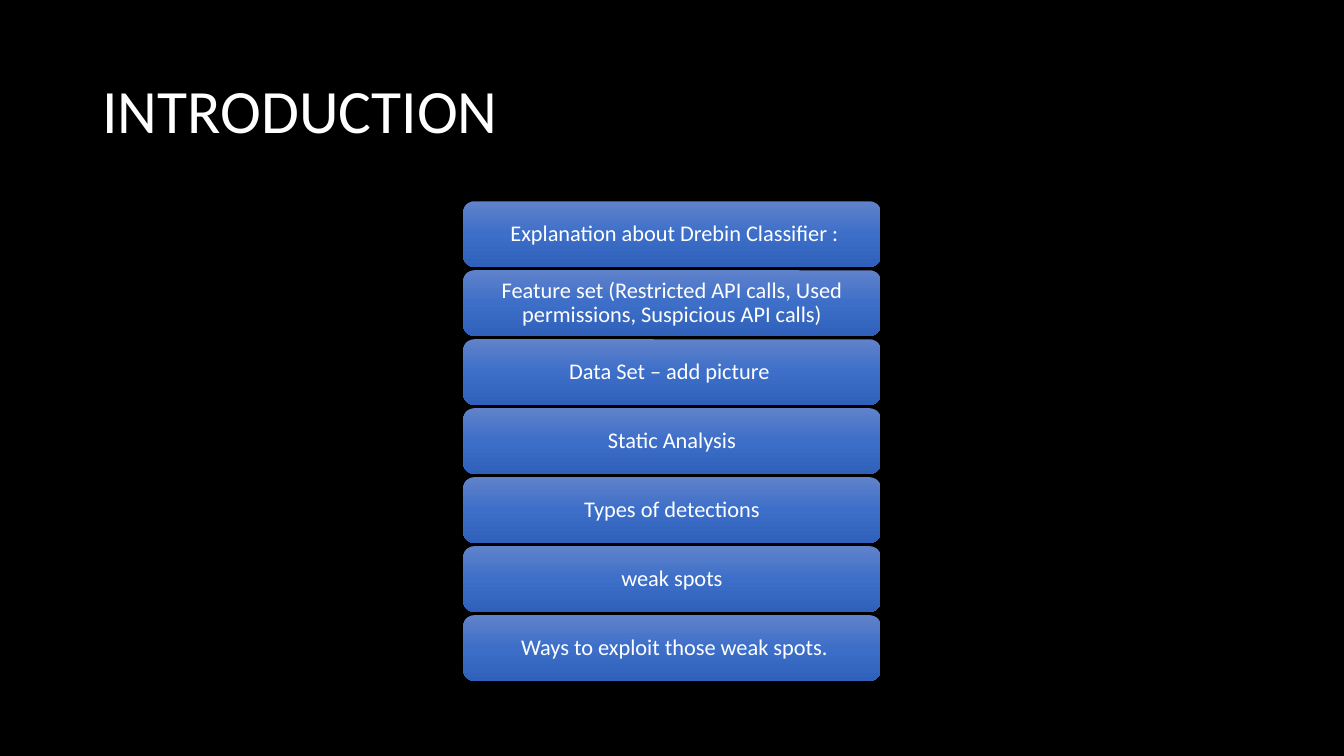
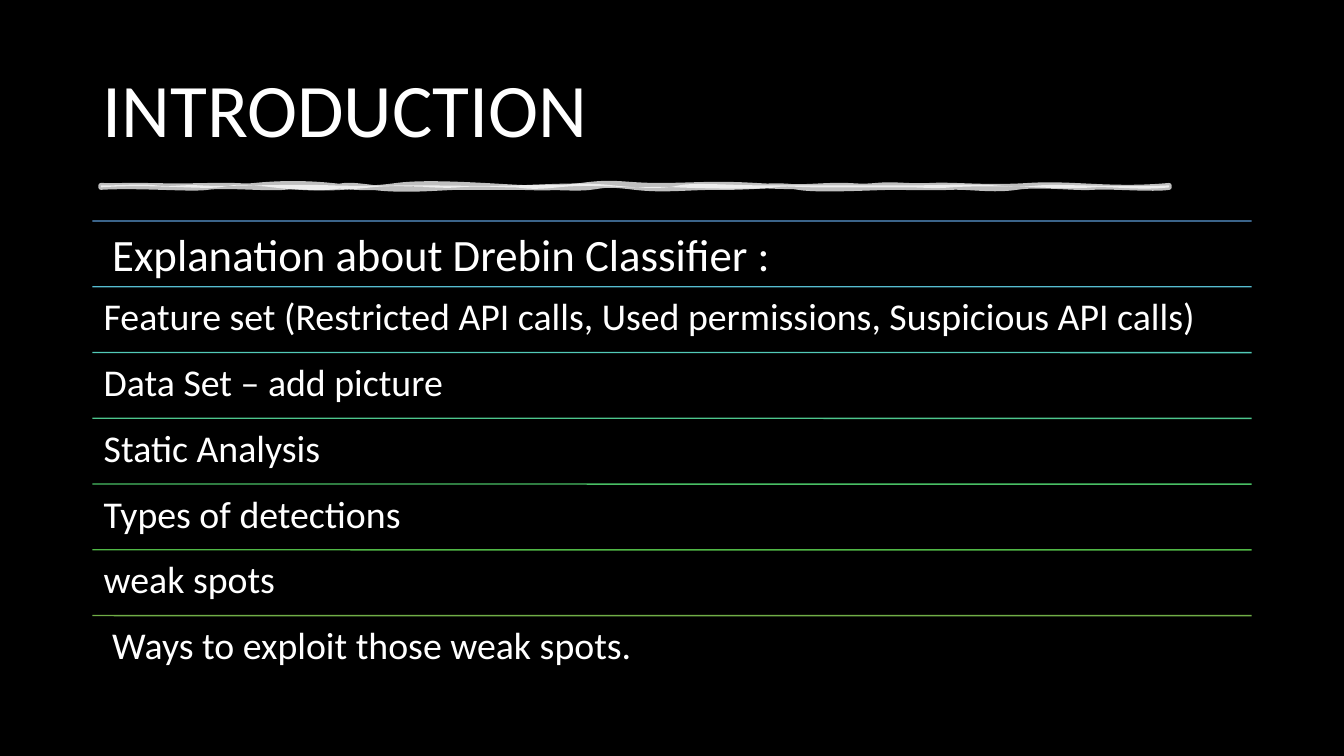
Before and after one commit to TalMalchi/drebin-android-attack, a slide deck: slide 2 of Presentation.pptx. Drawn at 1344x756 pixels with LibreOffice and Linux fonts; fonts in the diff are those of the drawing; background and template pictures are left out. Boxes give left, top, right and bottom in pixels: in the first picture for what was removed or moved away, otherwise in the second. Text is boxed around its words. In the diff, an @@ line names an element or a change of style, - is before the commit and + after.

```diff
--- a/Presentation.pptx
+++ b/Presentation.pptx
@@ title "INTRODUCTION" at <box>102,88,587,138</box>: size 44 to 54 pt @@
@@ freeform shape added at <box>101,186,1170,188</box>, fill #FFFFFF at 75% opacity, outline #FFFFFF 3.5 pt @@
@@ text "Explanation about Drebin Classifier :": place and size @@
-text "Explanation about Drebin Classifier :" at <box>510,225,827,245</box>
+text "Explanation about Drebin Classifier :" at <box>112,240,748,279</box>
@@ text "Explanation about Drebin Classifier :" at <box>112,240,748,279</box>: size 16 to 32 pt; alignment centre to left; more space between paragraphs; vertical alignment middle to top @@
@@ size 16 to 27 pt; alignment centre to left; more space between paragraphs; vertical alignment middle to top in 6 elements at <box>112,632,632,665</box>, <box>104,566,275,599</box>, <box>104,501,401,534</box>, <box>104,435,320,468</box>, <box>104,369,442,402</box>, <box>104,302,1194,336</box> @@
@@ text "Feature set (Restricted API calls, ...": place and size @@
-text "Feature set (Restricted API calls, ..." at <box>502,282,842,326</box>
+text "Feature set (Restricted API calls, ..." at <box>104,302,1194,336</box>
@@ text "Data Set – add picture": place and size @@
-text "Data Set – add picture" at <box>569,363,769,383</box>
+text "Data Set – add picture" at <box>104,369,442,402</box>
@@ text "Static Analysis": place and size @@
-text "Static Analysis" at <box>608,432,736,452</box>
+text "Static Analysis" at <box>104,435,320,468</box>
@@ text "Types of detections": place and size @@
-text "Types of detections" at <box>584,501,759,521</box>
+text "Types of detections" at <box>104,501,401,534</box>
@@ text "weak spots": place and size @@
-text "weak spots" at <box>621,570,722,590</box>
+text "weak spots" at <box>104,566,275,599</box>
@@ text "Ways to exploit those weak ...": place and size @@
-text "Ways to exploit those weak ..." at <box>521,639,827,659</box>
+text "Ways to exploit those weak ..." at <box>112,632,632,665</box>
@@ group added at <box>93,221,1252,616</box>: 7 lines @@
@@ group removed at <box>464,202,881,681</box>: 7 rounded rectangles @@
```
Also in this commit, not shown: 6 other slides changed, 2 slides added.
